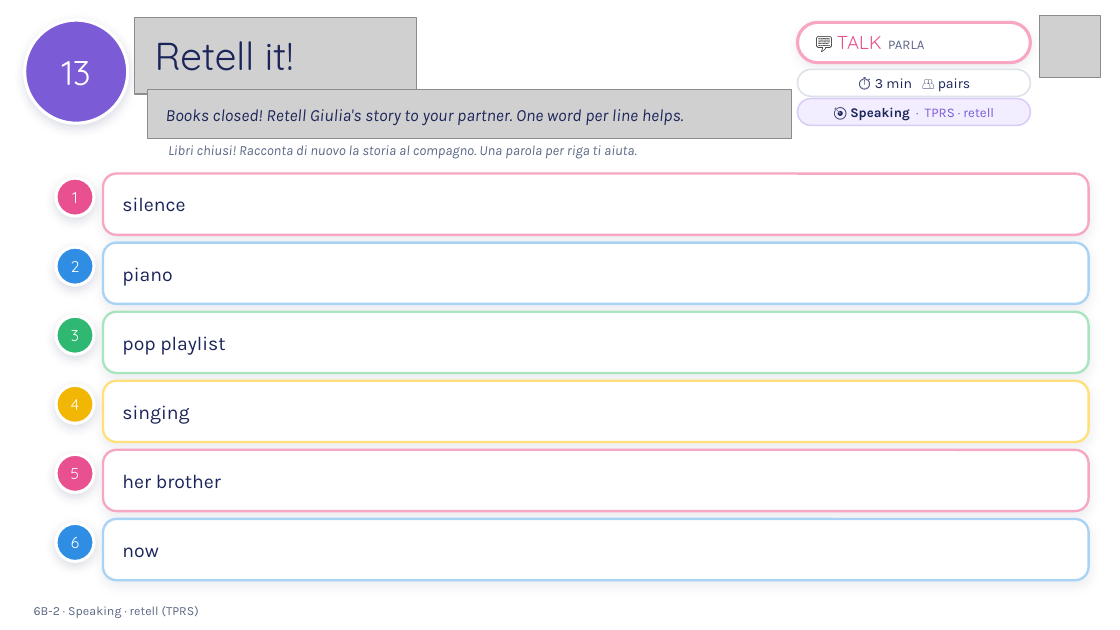
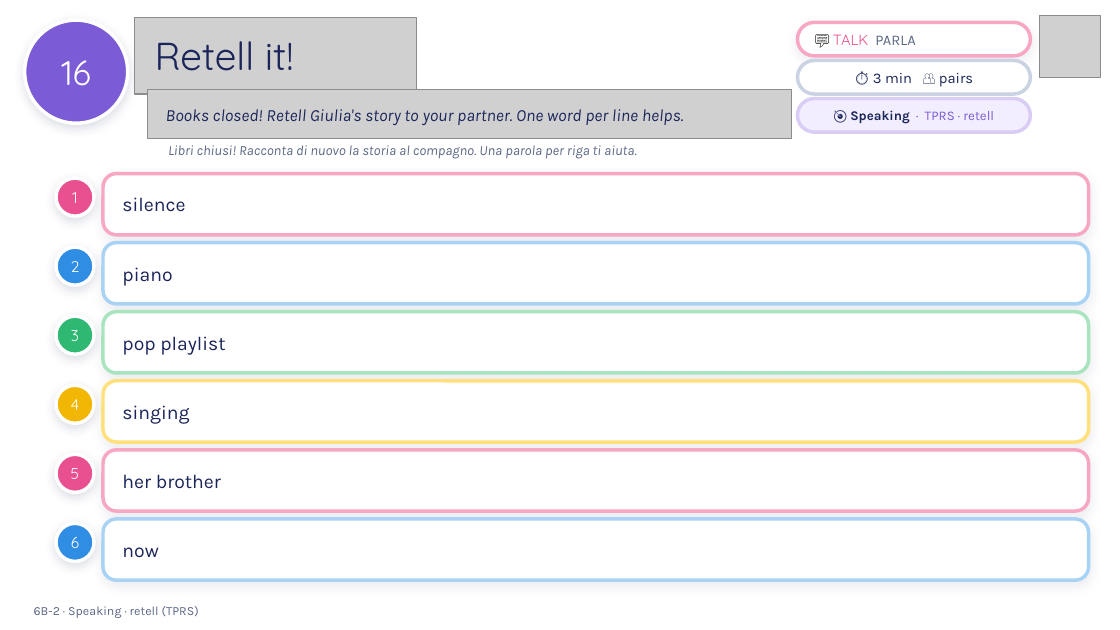
Before and after one commit to londonlanguageschool/Bagheria-, a slide deck: slide 16 of materials/B2/B2_6B-2_Music_to_my_ears.pptx (slide 13 before the commit). Drawn at 1120x630 pixels with LibreOffice and Linux fonts; fonts in the diff are those of the drawing; grey boxes stand for pictures; background and template pictures are left out. Boxes give left, top, right and bottom in pixels: in the first picture for what was removed or moved away, otherwise in the second. Text is boxed around its words. In the diff, an @@ line names an element or a change of style, - is before the commit and + after.

```diff
--- a/materials/B2/B2_6B-2_Music_to_my_ears.pptx
+++ b/materials/B2/B2_6B-2_Music_to_my_ears.pptx
@@ ellipse "16" at <box>25,20,128,123</box>: outline #FFFFFF 2 pt to #FFFFFF 2.25 pt @@
@@ rounded rectangle "💬 TALK PARLA": place and size @@
-rounded rectangle "💬 TALK PARLA" at <box>797,22,1030,63</box>
+rounded rectangle "💬 TALK PARLA" at <box>797,22,1030,56</box>
@@ rounded rectangle "💬 TALK PARLA" at <box>797,22,1030,56</box>: size 11 to 9.5 pt in "💬"; size 12 to 9.5 pt in "TALK"; size 8.5 to 9.5 pt in "PARLA"; outline #F7A6C4 2 pt to #F7A6C4 2.25 pt @@
@@ text in ellipse at <box>61,60,91,86</box>: text changed @@
-13
+16
@@ rounded rectangle "⏱ 3 min 👥 pairs": place and size @@
-rounded rectangle "⏱ 3 min 👥 pairs" at <box>797,69,1030,96</box>
+rounded rectangle "⏱ 3 min 👥 pairs" at <box>797,60,1030,94</box>
@@ rounded rectangle "⏱ 3 min 👥 pairs" at <box>797,60,1030,94</box>: size 9 to 9.5 pt; outline #DCE2EA 1 pt to #C9D3E2 2.25 pt @@
@@ rounded rectangle "🎯 Speaking · TPRS · ...": place and size @@
-rounded rectangle "🎯 Speaking · TPRS · ..." at <box>797,99,1030,125</box>
+rounded rectangle "🎯 Speaking · TPRS · ..." at <box>797,99,1030,132</box>
@@ rounded rectangle "🎯 Speaking · TPRS · ..." at <box>797,99,1030,132</box>: outline #D9CCF5 1 pt to #D9CCF5 2.25 pt; proportions changed @@
```
Also in this commit, not shown: 15 other slides changed, 4 slides added, 1 slide removed, 21 other files.
